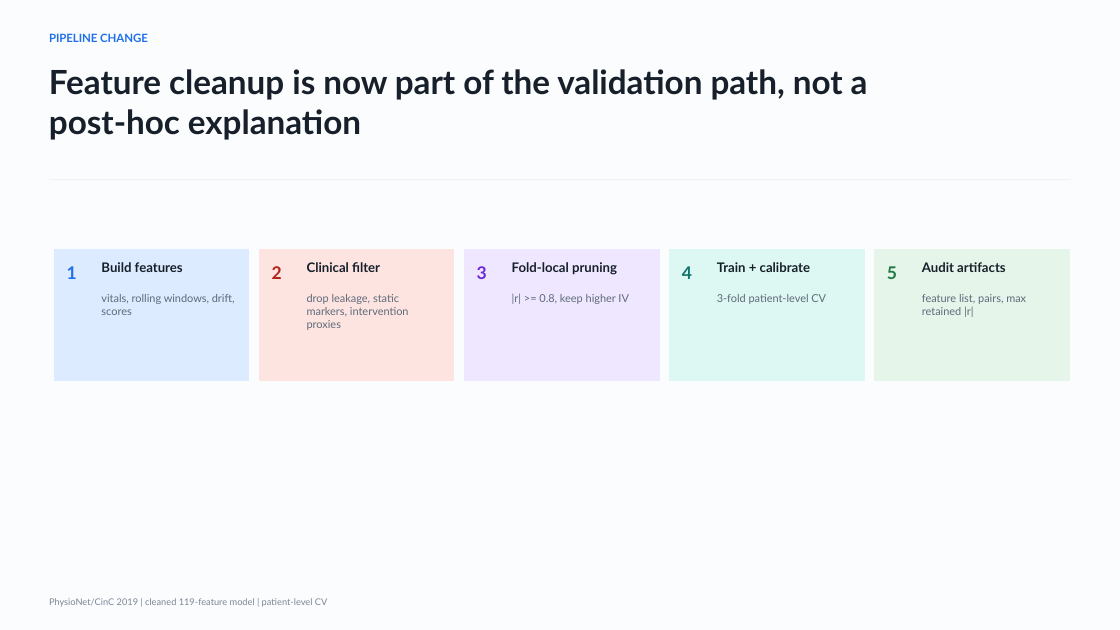
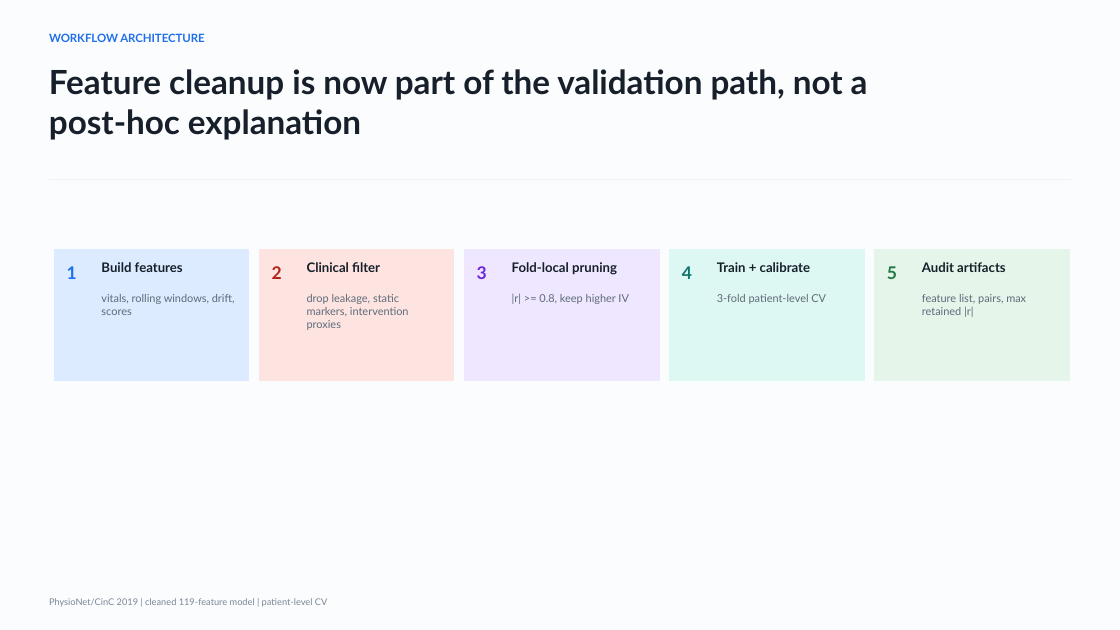
Before and after one commit to rushillshah/SepsisBot, a slide deck: slide 4 of docs/Sepsis_Early_Warning_Technical_Doctor_Cleaned.pptx (slide 2 before the commit). Drawn at 1120x630 pixels with LibreOffice and Linux fonts; fonts in the diff are those of the drawing. Boxes give left, top, right and bottom in pixels: in the first picture for what was removed or moved away, otherwise in the second. Text is boxed around its words. In the diff, an @@ line names an element or a change of style, - is before the commit and + after.

Commit message:
Reframe sepsis decks as analytics workflow pitch

```diff
--- a/docs/Sepsis_Early_Warning_Technical_Doctor_Cleaned.pptx
+++ b/docs/Sepsis_Early_Warning_Technical_Doctor_Cleaned.pptx
@@ text at (49,33,204,42): text changed @@
-PIPELINE CHANGE
+WORKFLOW ARCHITECTURE
```
Also in this commit, not shown: 2 other slides changed, 4 slides added, 1 slide removed, 1 other file.
